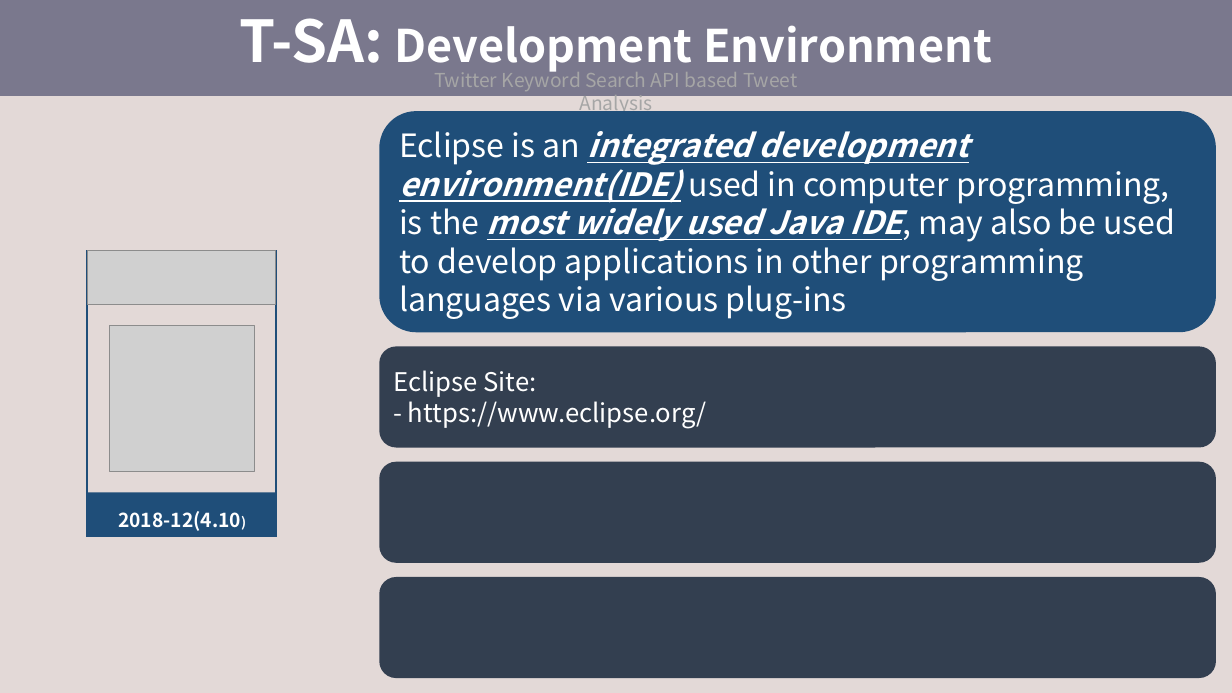
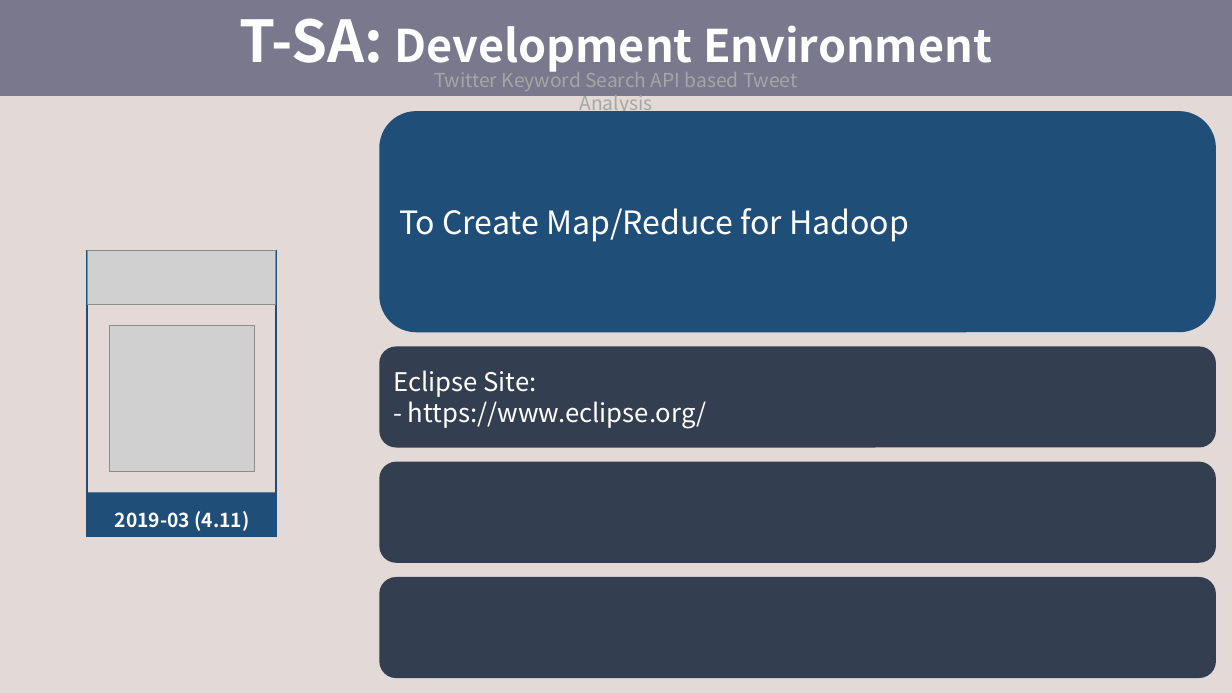
Before and after one commit to SeokJune/BigData_VI_T-SA, a slide deck: slide 12 of 00.Doc/제출용 문서/4조_브이아이.pptx (slide 15 before the commit). Drawn at 1232x693 pixels with LibreOffice and Linux fonts; fonts in the diff are those of the drawing; grey boxes stand for pictures. Boxes give left, top, right and bottom in pixels: in the first picture for what was removed or moved away, otherwise in the second. Text is boxed around its words. In the diff, an @@ line names an element or a change of style, - is before the commit and + after.

```diff
--- a/00.Doc/제출용 문서/4조_브이아이.pptx
+++ b/00.Doc/제출용 문서/4조_브이아이.pptx
@@ text in rounded rectangle at [399, 208, 909, 242]: text changed @@
-Eclipse is an integrated development environment(IDE) used in computer programming, is the most widely used Java IDE, may also be used to develop applications in other programming languages via various plug-ins
+To Create Map/Reduce for Hadoop
@@ text in rectangle at [115, 511, 250, 531]: text changed @@
-2018-12(4.10)
+2019-03 (4.11)
```
Also in this commit, not shown: 12 other slides changed, 24 slides added, 4 slides removed.
